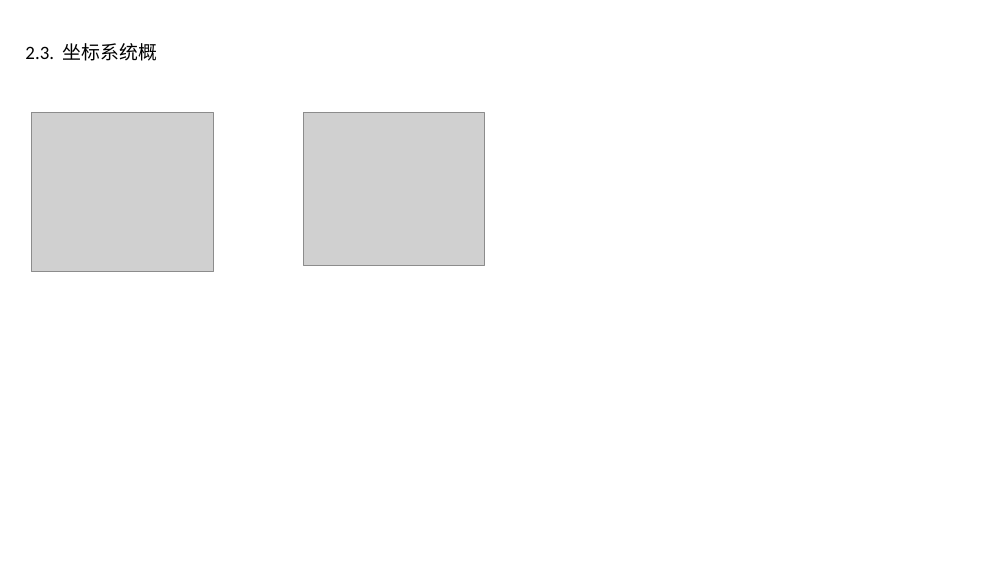
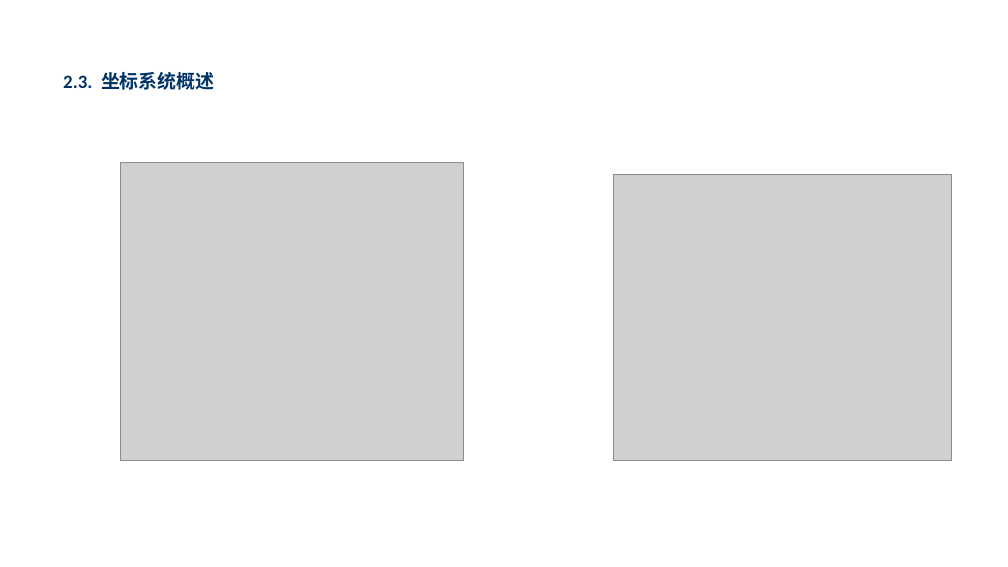
Before and after one commit to lss0928/git_test, a slide deck: slide 15 of svg/走进SVG - 副本.pptx. Drawn at 1008x567 pixels with LibreOffice and Linux fonts; fonts in the diff are those of the drawing; grey boxes stand for pictures. Boxes give left, top, right and bottom in pixels: in the first picture for what was removed or moved away, otherwise in the second. Text is boxed around its words. In the diff, an @@ line names an element or a change of style, - is before the commit and + after.

```diff
--- a/svg/走进SVG - 副本.pptx
+++ b/svg/走进SVG - 副本.pptx
@@ text at bbox=[63, 72, 214, 90]: text changed; text colour #000000 to #003366; bold on @@
-2.3. 坐标系统概
+2.3. 坐标系统概述
@@ picture: place and size @@
-picture at bbox=[31, 113, 214, 271]
+picture at bbox=[121, 163, 464, 461]
@@ picture: place and size @@
-picture at bbox=[304, 113, 485, 265]
+picture at bbox=[614, 174, 952, 461]
```
Also in this commit, not shown: 22 other slides changed, 1 slide added, 2 slides removed, 14 other files.
